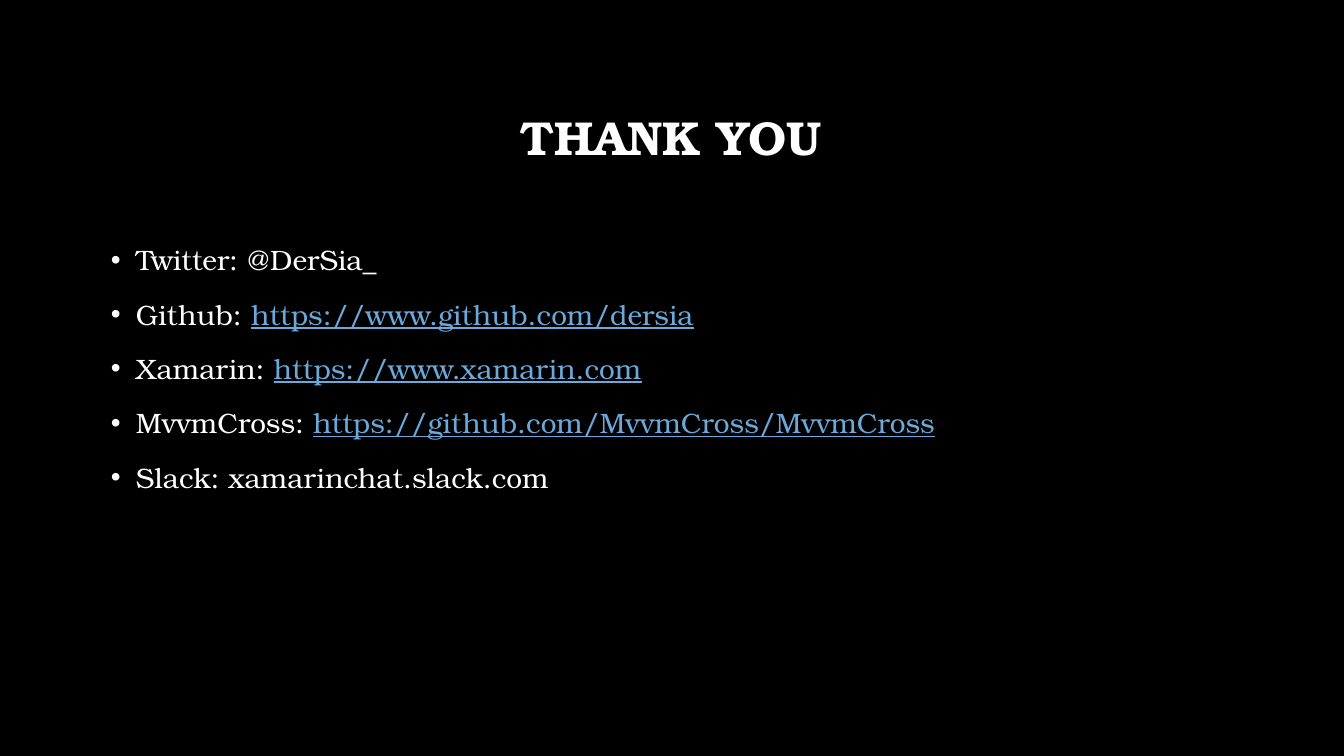
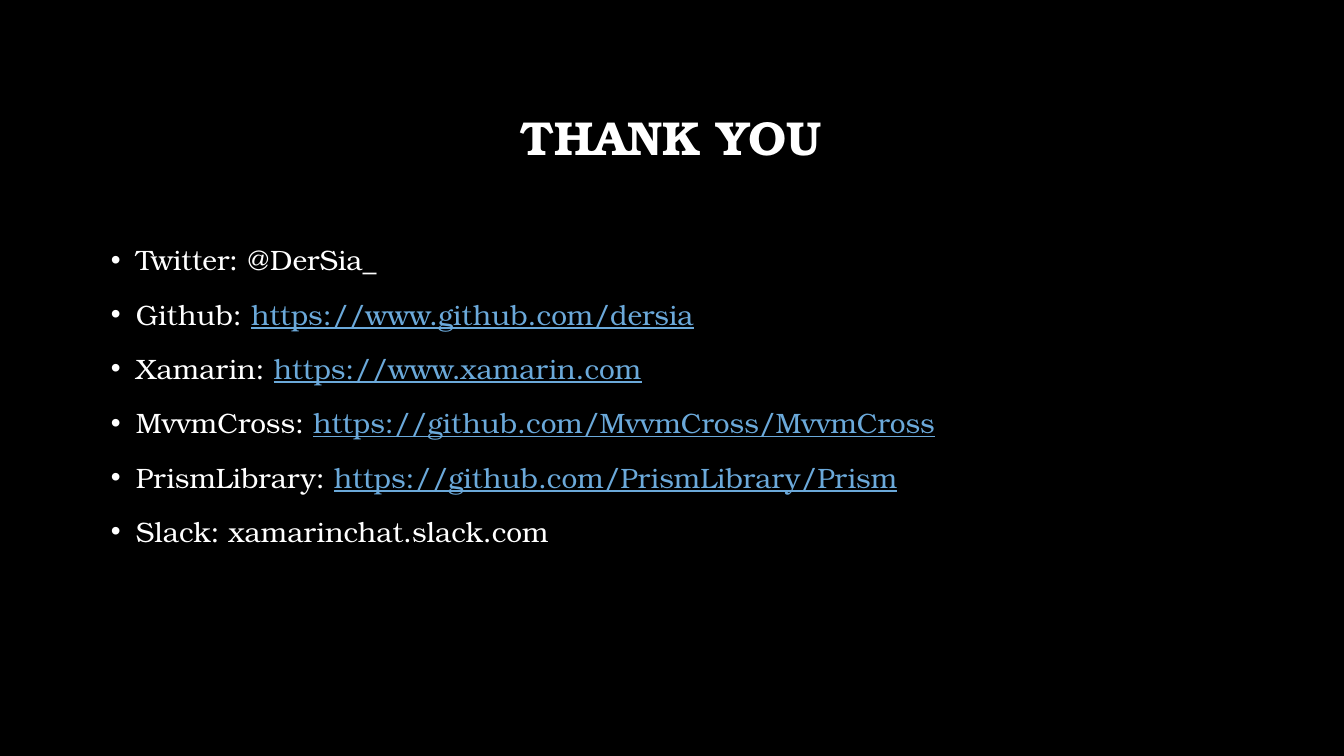
Before and after one commit to dersia/XamarinExamples, a slide deck: slide 20 of slides/Xamarin.pptx (slide 17 before the commit). Drawn at 1344x756 pixels with LibreOffice and Linux fonts; fonts in the diff are those of the drawing; background and template pictures are left out. Boxes give left, top, right and bottom in pixels: in the first picture for what was removed or moved away, otherwise in the second. Text is boxed around its words. In the diff, an @@ line names an element or a change of style, - is before the commit and + after.

```diff
--- a/slides/Xamarin.pptx
+++ b/slides/Xamarin.pptx
@@ text at [136, 468, 897, 494]: paragraph added @@
+• PrismLibrary: https://github.com/PrismLibrary/Prism
```
Also in this commit, not shown: 5 other slides changed, 3 slides added.
